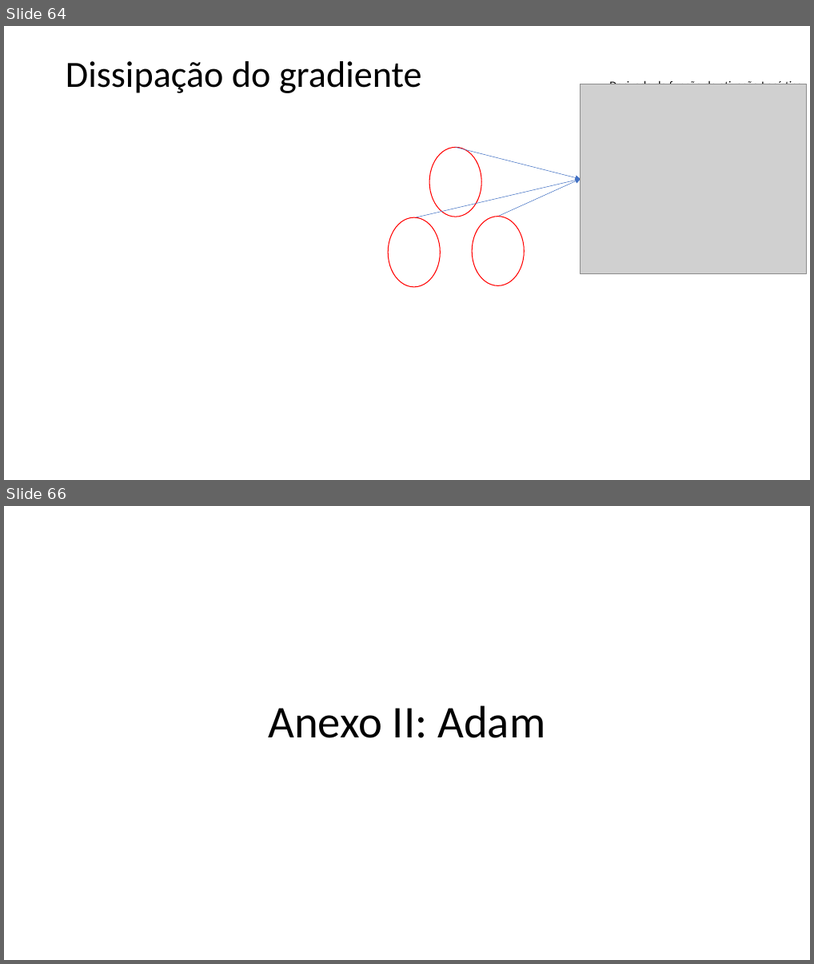
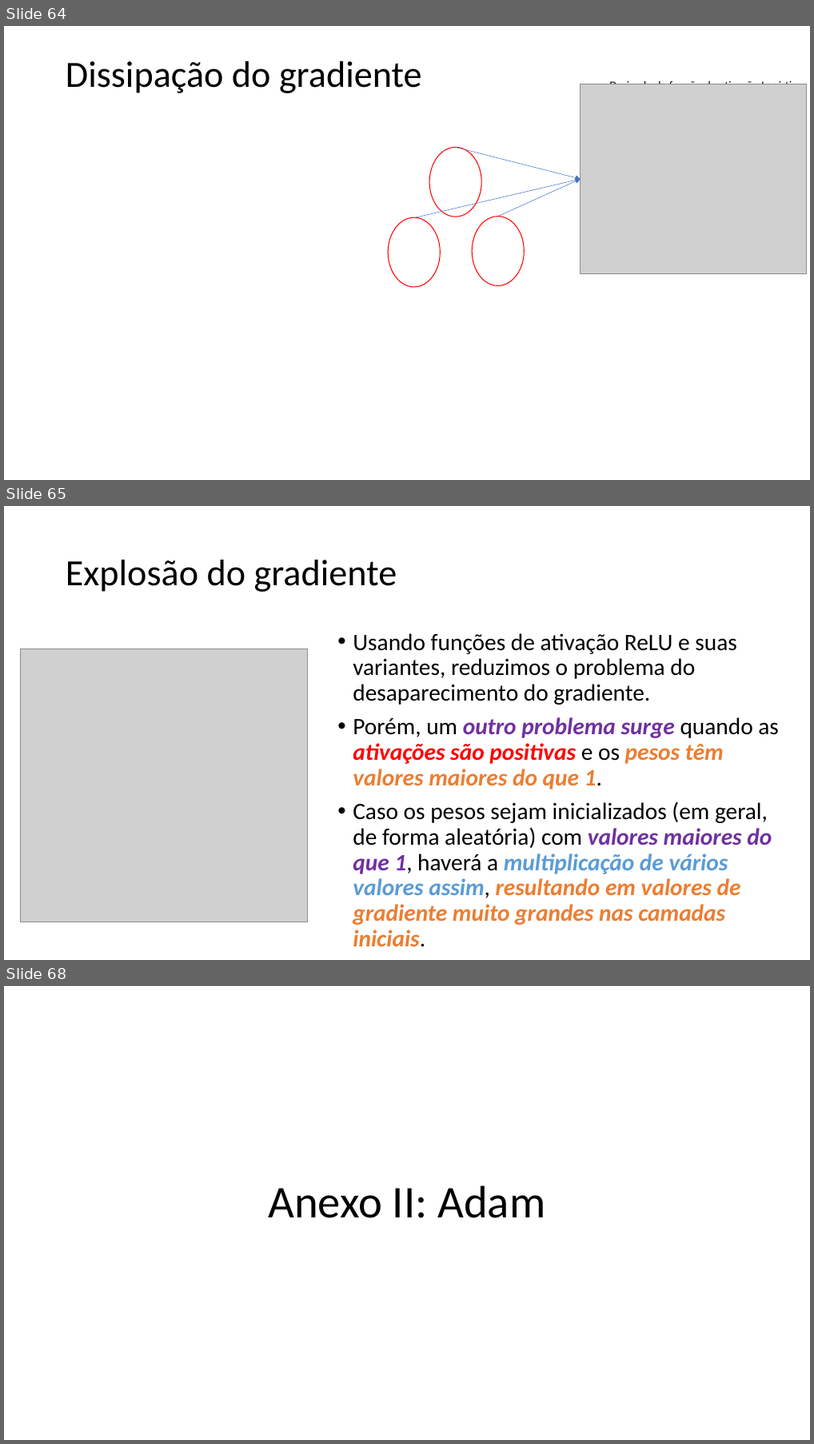
Before and after one commit to zz4fap/tp557-iot-ml, a slide deck: slides/TP557_9_Classificação_com_DNNs.pptx. Shown one above the other, each under a label of ours: slides 64 and 66 before the commit, slides 64, 65 and 68 after it; the slides between them are not shown. The pictures are 814x964 and 814x1444 pixels, drawn with LibreOffice and Linux fonts; fonts in the diff are those of the drawing; grey boxes stand for pictures. Boxes give left, top, right and bottom in pixels: in the first picture for what was removed or moved away, otherwise in the second. Text is boxed around its words. In the diff, an @@ line names an element or a change of style, - is before the commit and + after.

```diff
--- a/slides/TP557_9_Classificação_com_DNNs.pptx
+++ b/slides/TP557_9_Classificação_com_DNNs.pptx
@@ slide 65 added at bbox=[4, 506, 810, 960], background #FFFFFF @@
@@ title added at bbox=[66, 560, 398, 592], 44 pt, text #000000 @@
+Explosão do gradiente
@@ picture added at bbox=[20, 648, 308, 922] @@
@@ text added at bbox=[353, 633, 779, 947], 28 pt, text #000000, bold, italic @@
+• Usando funções de ativação ReLU e suas variantes, reduzimos o problema do desaparecimento do gradiente.
+• Porém, um outro problema surge quando as ativações são positivas e os pesos têm valores maiores do que 1.
+• Caso os pesos sejam inicializados (em geral, de forma aleatória) com valores maiores do que 1, haverá a multiplicação de vários valores assim, resultando em valores de gradiente muito grandes nas camadas iniciais.
@@ what was slide 66 is now slide 68 @@
```
Also in this commit, not shown: 1 slide changed, 1 other slide added, 1 other file.
